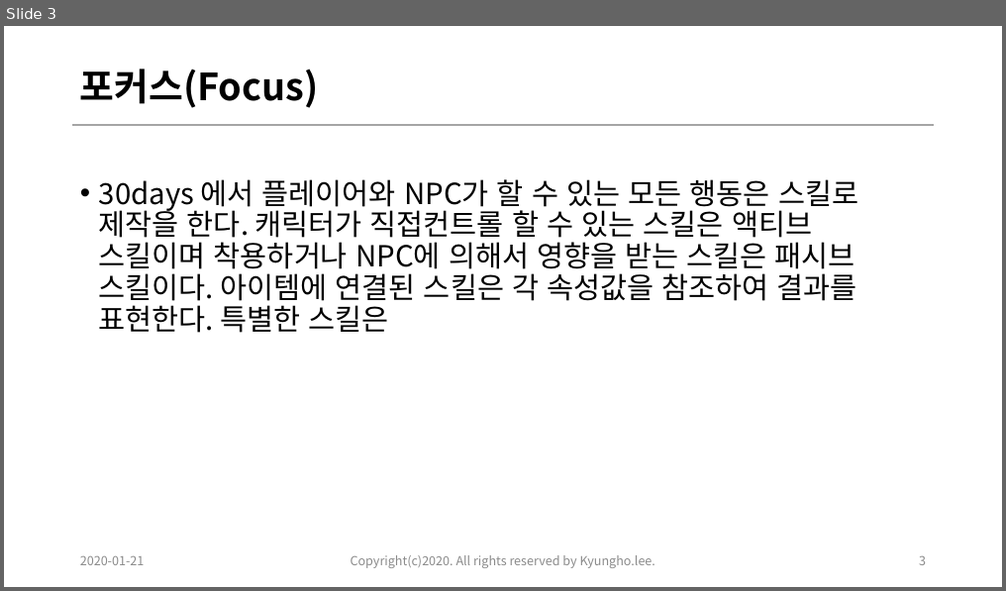
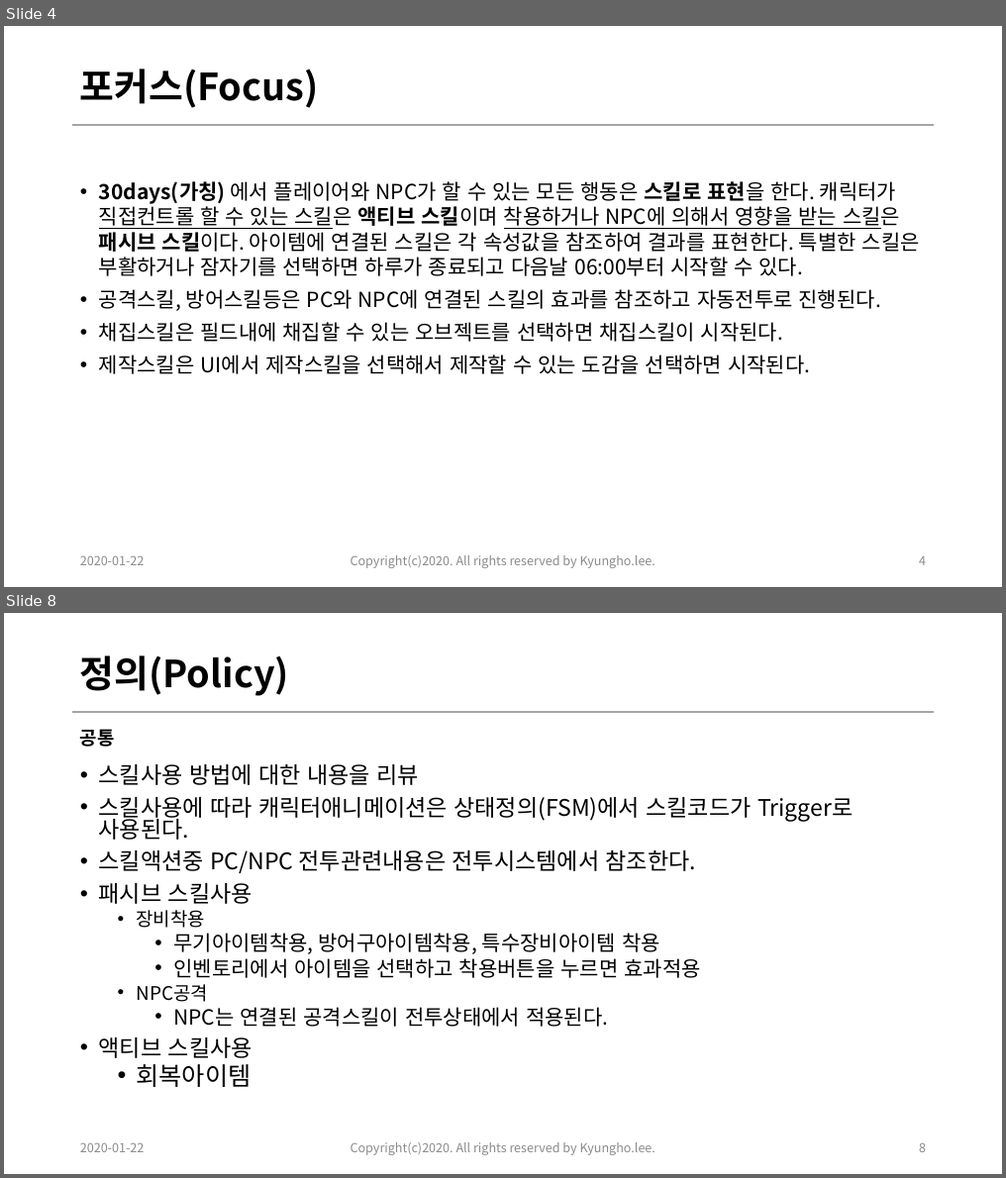
Before and after one commit to kyungho-lee/Multicampus_training, a slide deck: 02.시스템기획/04.skill/[실습_09]20200121_system_design_skill_review_이경호_ver0.1.pptx. Shown one above the other, each under a label of ours: slide 3 before the commit, slides 4 and 8 after it; the slides between them are not shown. The pictures are 1006x591 and 1006x1178 pixels, drawn with LibreOffice and Linux fonts; fonts in the diff are those of the drawing. Boxes give left, top, right and bottom in pixels: in the first picture for what was removed or moved away, otherwise in the second. Text is boxed around its words. In the diff, an @@ line names an element or a change of style, - is before the commit and + after.

Commit message:
20200122_스킬문서업데이트

```diff
--- a/02.시스템기획/04.skill/[실습_09]20200121_system_design_skill_review_이경호_ver0.1.pptx
+++ b/02.시스템기획/04.skill/[실습_09]20200121_system_design_skill_review_이경호_ver0.1.pptx
@@ slide 8 added at box(4, 613, 1002, 1174), background #FFFFFF; not listed: 1 template element that a slide beside it also shows @@
@@ title added at box(80, 656, 289, 696), 36 pt, text #000000, bold @@
+정의(Policy)
@@ text added at box(80, 729, 115, 747), 18 pt, text #000000, bold @@
+공통
@@ text added at box(99, 764, 853, 1087), 22 pt, text #000000 @@
+• 스킬사용 방법에 대한 내용을 리뷰
+• 스킬사용에 따라 캐릭터애니메이션은 상태정의(FSM)에서 스킬코드가 Trigger로 사용된다.
+• 스킬액션중 PC/NPC 전투관련내용은 전투시스템에서 참조한다.
+• 패시브 스킬사용
+  • 장비착용
+    • 무기아이템착용, 방어구아이템착용, 특수장비아이템 착용
+    • 인벤토리에서 아이템을 선택하고 착용버튼을 누르면 효과적용
+  • NPC공격
+    • NPC는 연결된 공격스킬이 전투상태에서 적용된다.
+• 액티브 스킬사용
+  • 회복아이템
@@ text added at box(80, 1144, 145, 1153), 12 pt, text #8C8C8C @@
+2020-01-22
@@ text added at box(350, 1143, 655, 1156), 12 pt, text #8C8C8C @@
+Copyright(c)2020. All rights reserved by Kyungho.lee.
@@ page number added at box(919, 1144, 926, 1153), 12 pt, text #8C8C8C @@
+8
@@ what was slide 3 is now slide 4 @@
@@ slide 4 changed as well @@
@@ text at box(99, 181, 920, 374): text changed; size 28 to 20 pt @@
-• 30days 에서 플레이어와 NPC가 할 수 있는 모든 행동은 스킬로 제작을 한다. 캐릭터가 직접컨트롤 할 수 있는 스킬은 액티브 스킬이며 착용하거나 NPC에 의해서 영향을 받는 스킬은 패시브 스킬이다. 아이템에 연결된 스킬은 각 속성값을 참조하여 결과를 표현한다. 특별한 스킬은
+• 30days(가칭) 에서 플레이어와 NPC가 할 수 있는 모든 행동은 스킬로 표현을 한다. 캐릭터가 직접컨트롤 할 수 있는 스킬은 액티브 스킬이며 착용하거나 NPC에 의해서 영향을 받는 스킬은 패시브 스킬이다. 아이템에 연결된 스킬은 각 속성값을 참조하여 결과를 표현한다. 특별한 스킬은 부활하거나 잠자기를 선택하면 하루가 종료되고 다음날 06:00부터 시작할 수 있다.
+• 공격스킬, 방어스킬등은 PC와 NPC에 연결된 스킬의 효과를 참조하고 자동전투로 진행된다.
+• 채집스킬은 필드내에 채집할 수 있는 오브젝트를 선택하면 채집스킬이 시작된다.
+• 제작스킬은 UI에서 제작스킬을 선택해서 제작할 수 있는 도감을 선택하면 시작된다.
@@ text at box(80, 557, 145, 566): text changed @@
-2020-01-21
+2020-01-22
@@ page number at box(919, 557, 926, 566): text changed @@
-3
+4
```
Also in this commit, not shown: 6 other slides changed, 1 other slide added, 7 other files.
